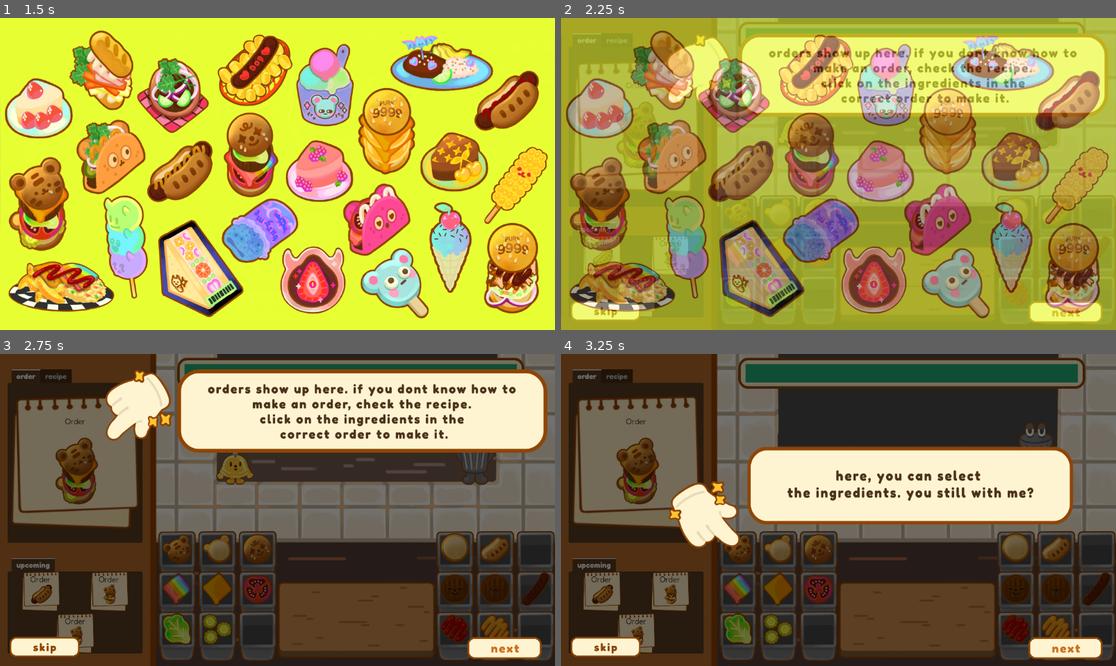
Above: before the commit, frames 1-4 (two rows, left to right).
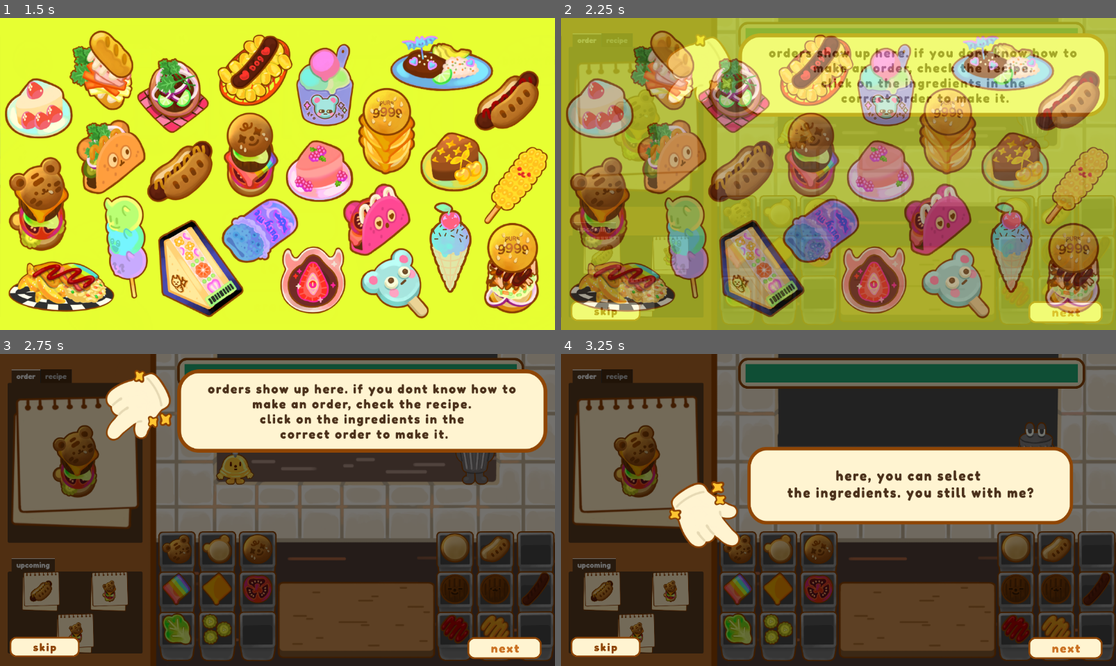
Above: after the commit, the same moments.

Repository: Gus700/FoodTruckBattles
Game: Godot game, scene res://scenes/SceneSwitcher.tscn
Two runs of this game, one before a commit and one after it. Both use one fixed random seed, a clock stepped at 60 frames per second and the inputs below.
Inputs (mouse positions are in pixels of both pictures, inside the frame that each line leads up to):
- Up to frame 1 (1.5 s): click (277, 227) at 0.5 s; click (277, 227) at 1.25 s
- Up to frame 2 (2.25 s): click "Next Step" at 2 s
- Up to frame 3 (2.75 s): no input
- Up to frame 4 (3.25 s): click "Next Step" at 2.75 s

Frame 1 is identical in both runs. In frame 2, 0.8% of the frame differs, in the area x 5-22%, y 20-94%; in frame 3, 1.6%; in frame 4, 1.6%.

Commit message:
removed order text

Diff:
--- a/scenes/OrderCard.tscn
+++ b/scenes/OrderCard.tscn
@@ -26,9 +26,13 @@
 layout_mode = 1
 anchors_preset = -1
 anchor_left = 0.271
-anchor_top = 0.309
-anchor_right = 0.75
-anchor_bottom = 0.812
+anchor_top = 0.216
+anchor_right = 0.747
+anchor_bottom = 0.761
+offset_left = -3.19199
+offset_top = 0.0319977
+offset_right = 0.455933
+offset_bottom = -0.128021
 grow_horizontal = 2
 grow_vertical = 2
 texture = ExtResource("3_15lrm")
@@ -39,14 +43,13 @@
 custom_minimum_size = Vector2(50, 50)
 layout_mode = 1
 anchors_preset = -1
-anchor_left = 0.264
-anchor_top = 0.111
-anchor_right = 0.743
-anchor_bottom = 0.272
+anchor_left = 0.263889
+anchor_top = 0.111111
+anchor_right = 0.743056
+anchor_bottom = 0.237654
 grow_horizontal = 2
 grow_vertical = 2
 size_flags_vertical = 0
-text = "Order"
 label_settings = SubResource("LabelSettings_fr8j3")
 horizontal_alignment = 1
 vertical_alignment = 1
